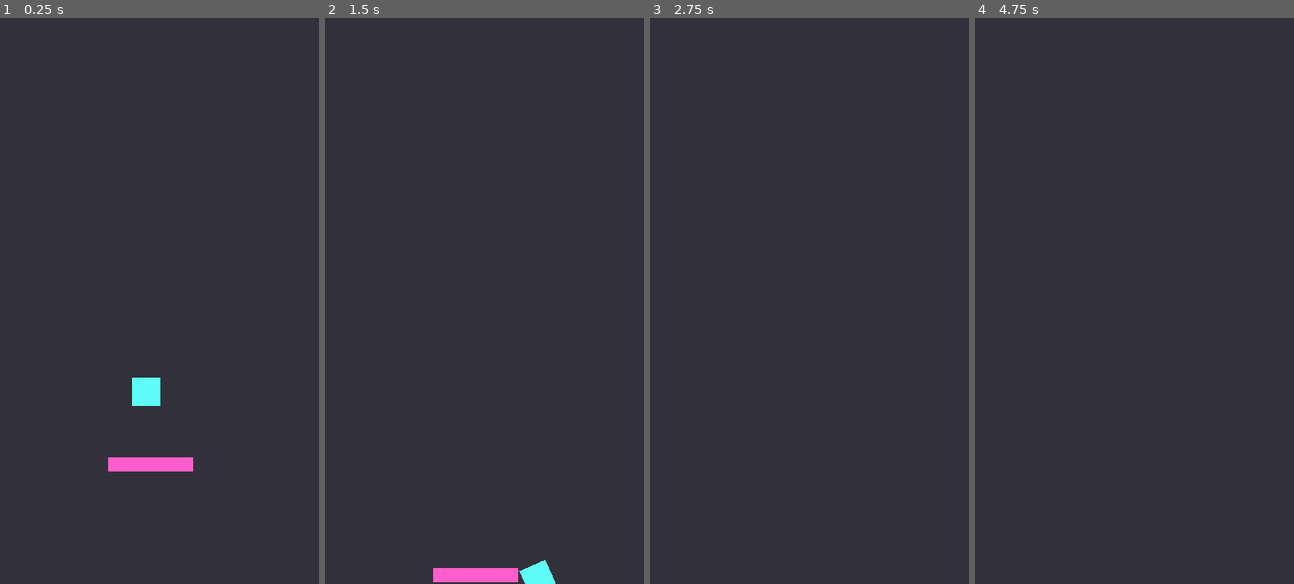
Above: before the commit, frames 1-4 (left to right).
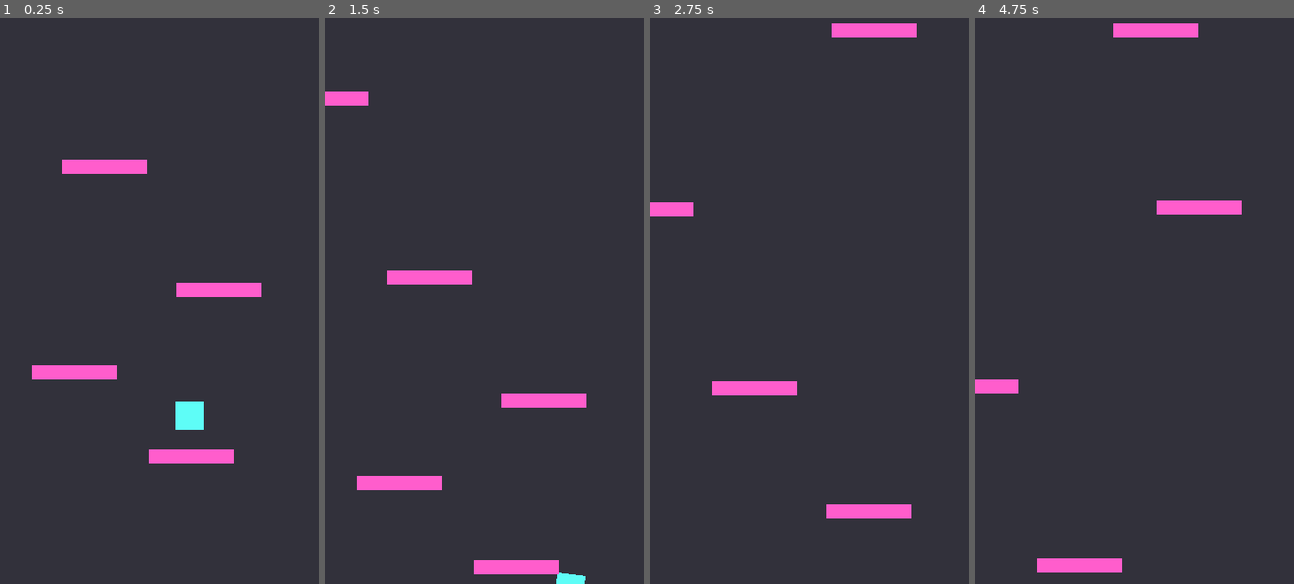
Above: after the commit, the same moments.

Repository: emilykrohn/NeonNightscape
Game: Godot game, scene res://Scenes/main.tscn
Two runs of this game, one before a commit and one after it. Both use one fixed random seed, a clock stepped at 60 frames per second and the inputs below.
Inputs:
- Up to frame 1 (0.25 s): no input
- Up to frame 2 (1.5 s): hold D (right) 0.53-1.28 s; hold A (left) from 1.28 s (still down)
- Up to frame 3 (2.75 s): release A (left) at 2.03 s; hold D (right) from 2.03 s (still down)
- Up to frame 4 (4.75 s): release D (right) at 2.78 s; hold Space (up) 2.78-3.53 s; hold A (left) from 3.53 s (still down)

The runs differ from the first frame. In frame 1, 3.9% of the frame differs, in the area x 10-82%, y 25-81%; in frame 2, 3.7%; in frame 3, 2.3%; in frame 4, 2.3%.

Commit message:
Platforms spawn at random positions

Diff:
--- a/Scenes/main.tscn
+++ b/Scenes/main.tscn
@@ -1,12 +1,14 @@
-[gd_scene load_steps=5 format=3 uid="uid://i0khcjedvyvu"]
+[gd_scene load_steps=7 format=3 uid="uid://i0khcjedvyvu"]
 
 [ext_resource type="Texture2D" uid="uid://ctujxe4fj066r" path="res://Art/DarkBackground.png" id="1_ikfm5"]
 [ext_resource type="PackedScene" uid="uid://fme0w1vfksm" path="res://Scenes/player.tscn" id="2_bquyq"]
 [ext_resource type="PackedScene" uid="uid://pg5evkyxertt" path="res://Scenes/platform.tscn" id="3_o4gbq"]
+[ext_resource type="Script" path="res://Scripts/Path2D.gd" id="4_xo5s4"]
+[ext_resource type="PackedScene" uid="uid://ccr8pvxgsr46a" path="res://Scenes/platform_follow_path.tscn" id="5_4mm2g"]
 
 [sub_resource type="Curve2D" id="Curve2D_xr4c8"]
 _data = {
-"points": PackedVector2Array(0, 0, 0, 0, 3, -74, 0, 0, 0, 0, 345, -74)
+"points": PackedVector2Array(0, 0, 0, 0, 1, -1, 0, 0, 0, 0, 351, -1)
 }
 point_count = 2
 
@@ -20,10 +22,33 @@
 texture = ExtResource("1_ikfm5")
 
 [node name="Player" parent="Game" instance=ExtResource("2_bquyq")]
-position = Vector2(165, 395)
+position = Vector2(214, 422)
 
 [node name="Platform" parent="Game" instance=ExtResource("3_o4gbq")]
-position = Vector2(170, 471)
+position = Vector2(216, 462)
+
+[node name="Platform2" parent="Game" instance=ExtResource("3_o4gbq")]
+position = Vector2(84, 367)
+
+[node name="Platform3" parent="Game" instance=ExtResource("3_o4gbq")]
+position = Vector2(247, 274)
+
+[node name="Platform4" parent="Game" instance=ExtResource("3_o4gbq")]
+position = Vector2(118, 135)
 
 [node name="Path2D" type="Path2D" parent="Game"]
+position = Vector2(0, -66)
 curve = SubResource("Curve2D_xr4c8")
+script = ExtResource("4_xo5s4")
+platform_scene = ExtResource("5_4mm2g")
+metadata/_edit_group_ = true
+
+[node name="Timer" type="Timer" parent="Game/Path2D"]
+wait_time = 2.0
+autostart = true
+
+[node name="PlatformFollowPath" parent="Game/Path2D" instance=ExtResource("5_4mm2g")]
+position = Vector2(1, -1)
+rotates = false
+
+[connection signal="timeout" from="Game/Path2D/Timer" to="Game/Path2D" method="_on_timer_timeout"]
--- /dev/null
+++ b/Scenes/platform_follow_path.tscn
@@ -0,0 +1,7 @@
+[gd_scene load_steps=2 format=3 uid="uid://ccr8pvxgsr46a"]
+
+[ext_resource type="PackedScene" uid="uid://pg5evkyxertt" path="res://Scenes/platform.tscn" id="1_7majc"]
+
+[node name="PlatformFollowPath" type="PathFollow2D"]
+
+[node name="Platform" parent="." instance=ExtResource("1_7majc")]
--- /dev/null
+++ b/Scripts/Path2D.gd
@@ -0,0 +1,12 @@
+extends Path2D
+
+@export var platform_scene: PackedScene
+var rng = RandomNumberGenerator.new()
+var platform
+
+func _on_timer_timeout():
+	var random_position = rng.randf_range(0, 350)
+	platform = platform_scene.instantiate()
+	print(random_position )
+	platform.progress = random_position
+	add_child(platform)
